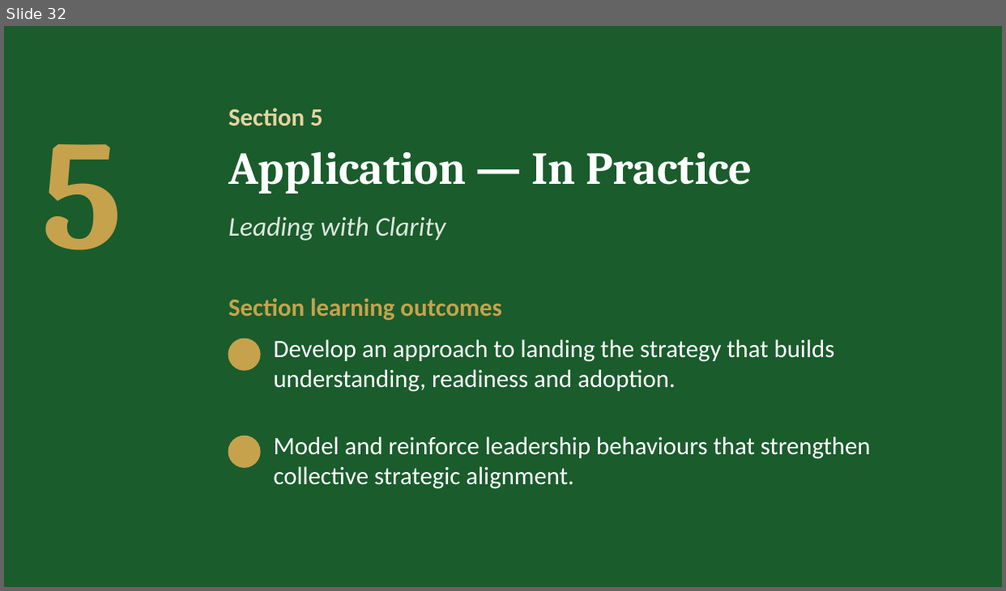
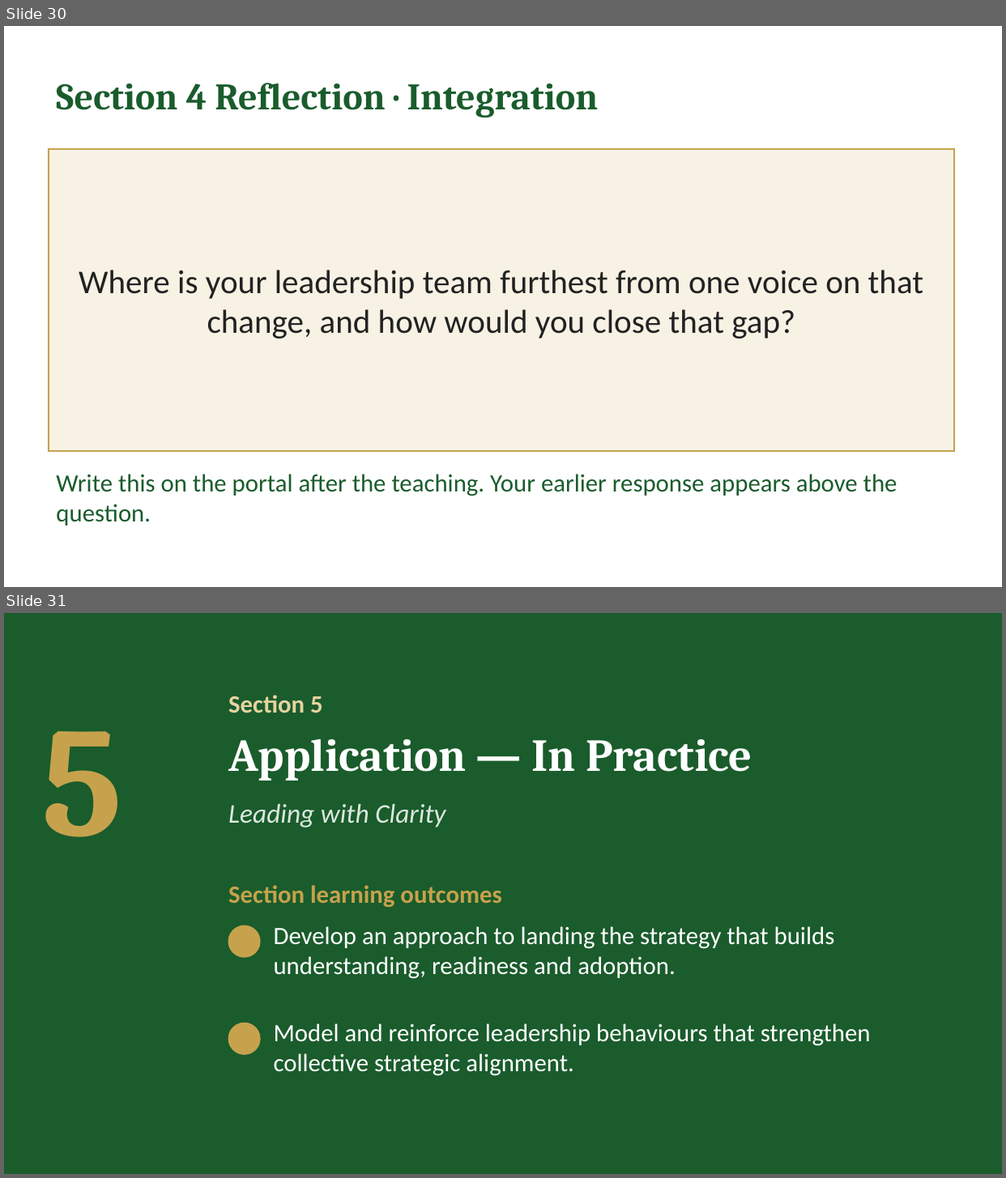
Before and after one commit to IBSL26/ibsl-platform, a slide deck: Unit decks/Unit 05 - Aligning Heart & Mind.pptx. Shown one above the other, each under a label of ours: slide 32 before the commit, slides 30 and 31 after it. The pictures are 1006x591 and 1006x1178 pixels, drawn with LibreOffice and Linux fonts; fonts in the diff are those of the drawing; background and template pictures are left out. Boxes give left, top, right and bottom in pixels: in the first picture for what was removed or moved away, otherwise in the second. Text is boxed around its words. In the diff, an @@ line names an element or a change of style, - is before the commit and + after.

```diff
--- a/Unit decks/Unit 05 - Aligning Heart & Mind.pptx
+++ b/Unit decks/Unit 05 - Aligning Heart & Mind.pptx
@@ slide 30 added at [4, 26, 1002, 587], background #FFFFFF @@
@@ text added at [56, 83, 599, 118], 36 pt, text #1A5C2C, bold @@
+Section 4 Reflection · Integration
@@ rectangle added at [49, 149, 955, 452], fill #F7F2E4, outline #C6A24C 1.5 pt, 32 pt, text #222222 @@
+Where is your leadership team furthest from one voice on that change, and how would you close that gap?
@@ text added at [56, 474, 897, 526], 24 pt, text #1A5C2C @@
+Write this on the portal after the teaching. Your earlier response appears above the question.
@@ what was slide 32 is now slide 31 @@
```
Also in this commit, not shown: 4 other slides added, 5 slides removed, 10 other files.
